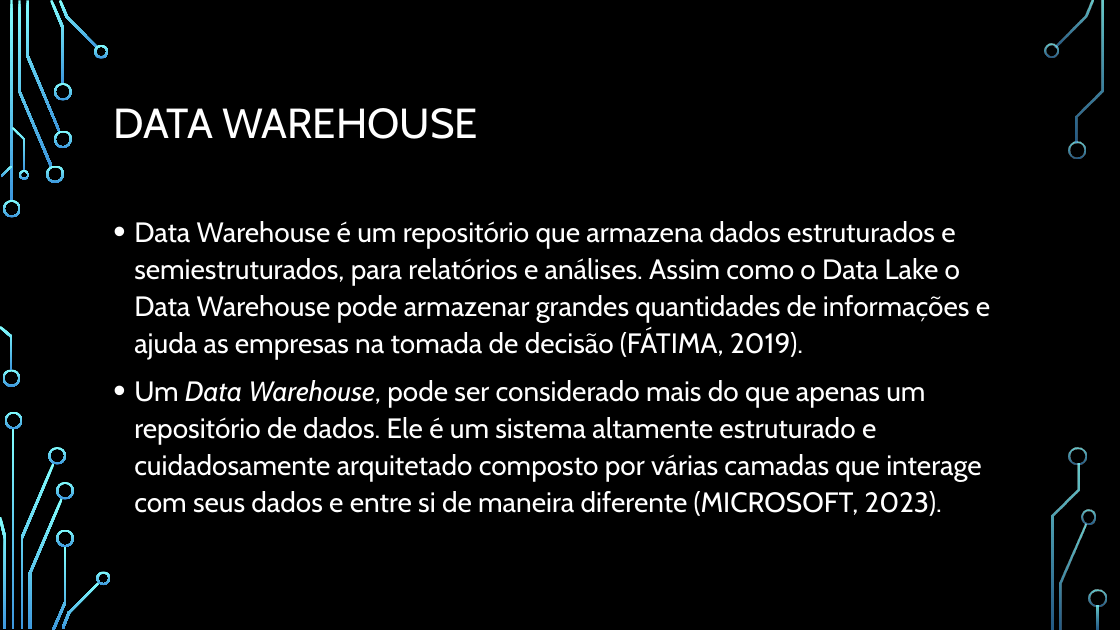
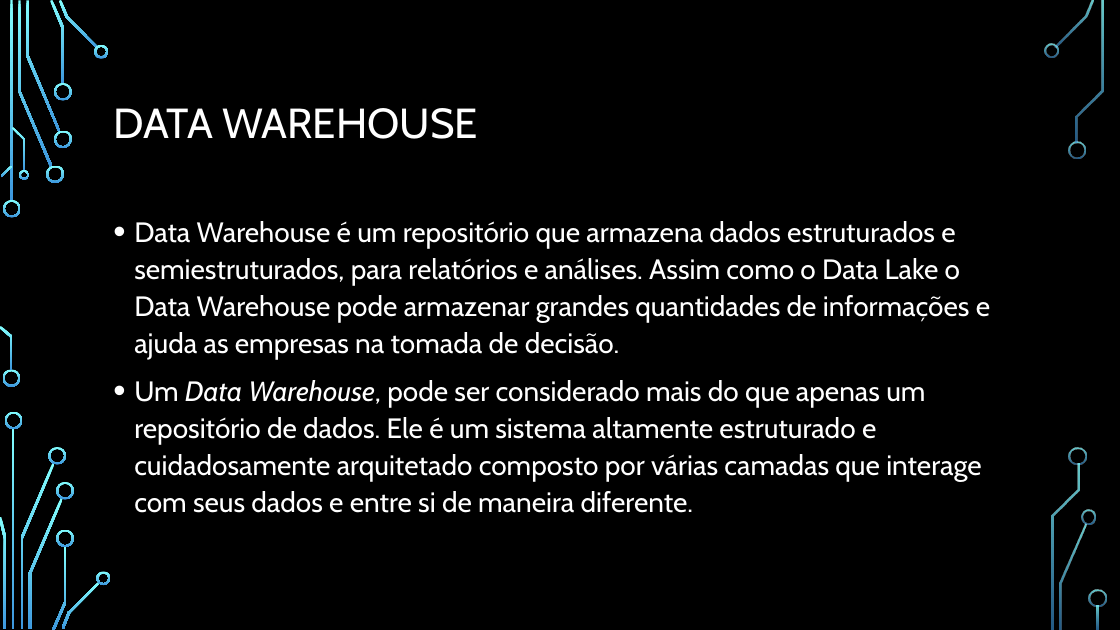
Before and after one commit to adsonb87/tcc, a slide deck: slide 6 of TCC/Resumo/Apresentação.pptx. Drawn at 1120x630 pixels with LibreOffice and Linux fonts; fonts in the diff are those of the drawing; background and template pictures are left out. Boxes give left, top, right and bottom in pixels: in the first picture for what was removed or moved away, otherwise in the second. Text is boxed around its words. In the diff, an @@ line names an element or a change of style, - is before the commit and + after.

```diff
--- a/TCC/Resumo/Apresentação.pptx
+++ b/TCC/Resumo/Apresentação.pptx
@@ text at (134, 221, 990, 513): text changed @@
-• Data Warehouse é um repositório que armazena dados estruturados e semiestruturados, para relatórios e análises. Assim como o Data Lake o Data Warehouse pode armazenar grandes quantidades de informações e ajuda as empresas na tomada de decisão (FÁTIMA, 2019).
-• Um Data Warehouse, pode ser considerado mais do que apenas um repositório de dados. Ele é um sistema altamente estruturado e cuidadosamente arquitetado composto por várias camadas que interage com seus dados e entre si de maneira diferente (MICROSOFT, 2023).
+• Data Warehouse é um repositório que armazena dados estruturados e semiestruturados, para relatórios e análises. Assim como o Data Lake o Data Warehouse pode armazenar grandes quantidades de informações e ajuda as empresas na tomada de decisão.
+• Um Data Warehouse, pode ser considerado mais do que apenas um repositório de dados. Ele é um sistema altamente estruturado e cuidadosamente arquitetado composto por várias camadas que interage com seus dados e entre si de maneira diferente.
```
Also in this commit, not shown: 19 other slides changed, 2 slides removed, 5 other files.
